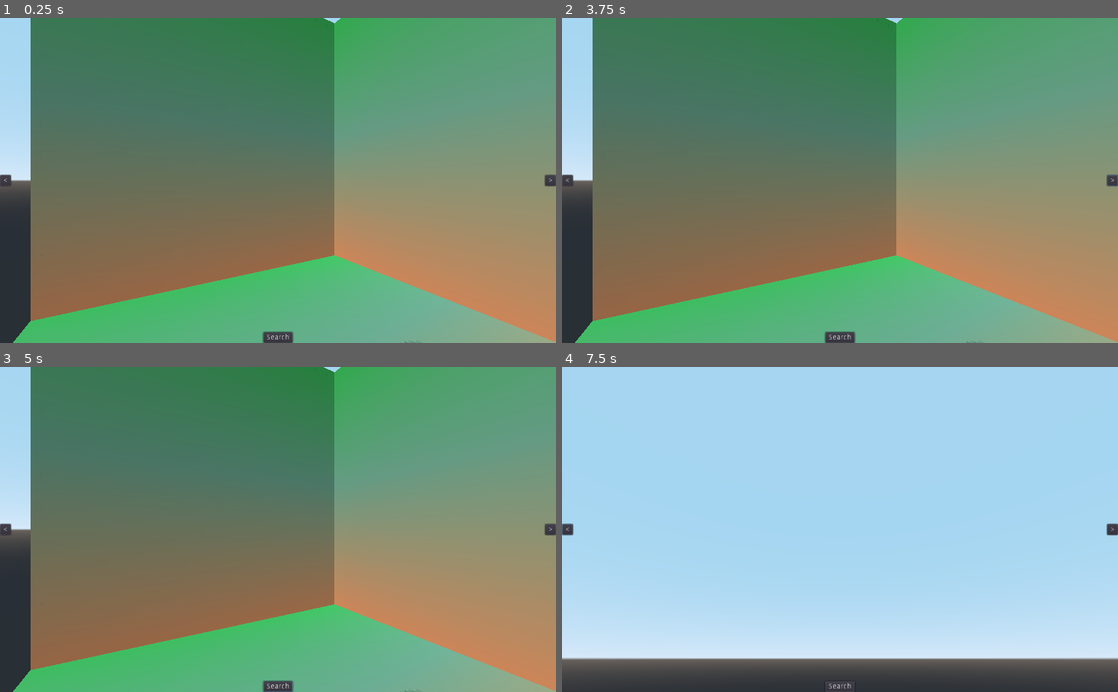
Above: before the commit, frames 1-4 (two rows, left to right).
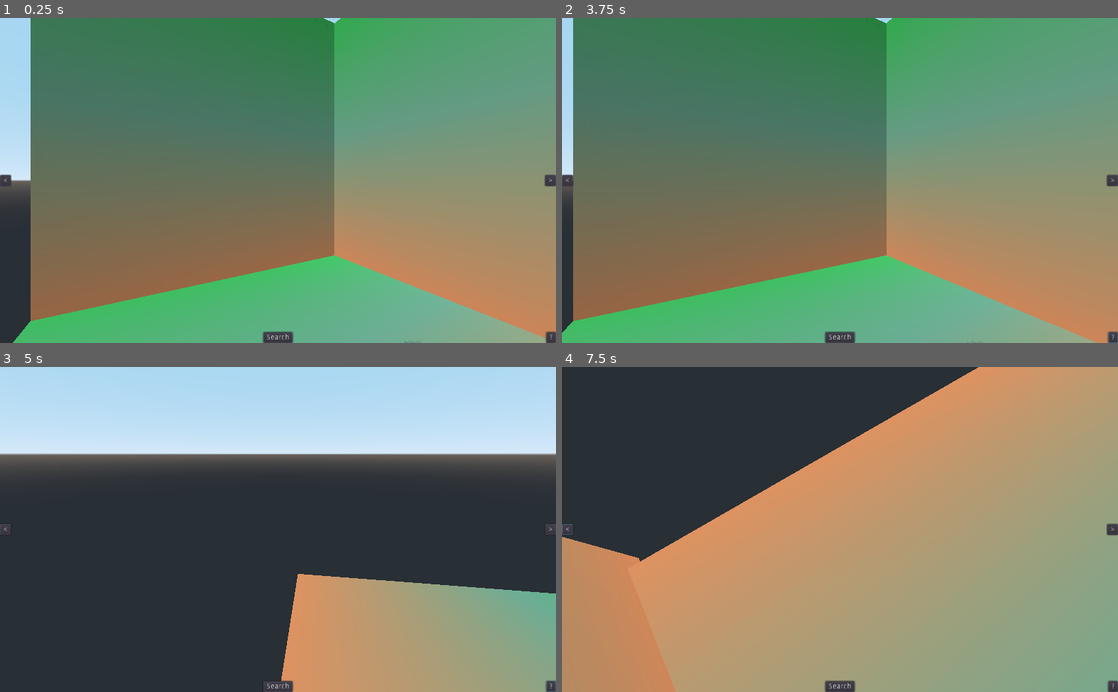
Above: after the commit, the same moments.

Repository: peter201943/starviewer
Game: Godot game, scene res://app/StarViewer.tscn
Same seed, same stepped clock (60 frames per second), same inputs: the game is played once before the commit and once after it.
Inputs (mouse positions are in pixels of both pictures, inside the frame that each line leads up to):
- Up to frame 1 (0.25 s): no input
- Up to frame 2 (3.75 s): click (1112, 336) at 0.5 s, where only the run after the commit has a clickable "?"; click "<" at 1.25 s; click ">" at 2 s; click "Search" at 2.75 s; tap Enter at 3.5 s; move the mouse to (962, 164) at 3.52 s; hold Right (ui_right) from 3.53 s (still down); tap \ (misc_toggle) at 3.6 s
- Up to frame 3 (5 s): move the mouse to (166, 545) at 4.27 s; release Right (ui_right) at 4.28 s; hold Down (ui_down) from 4.28 s (still down); tap \ (misc_toggle) at 4.35 s
- Up to frame 4 (7.5 s): tap Space at 5 s; move the mouse to (895, 458) at 5.02 s; release Down (ui_down) at 5.03 s; hold Right (ui_right) 5.03-5.78 s; tap \ (misc_toggle) every 0.75 s from 5.1 to 7.35 s; move the mouse to (812, 594) at 5.77 s; hold Up (ui_up) 5.78-6.53 s; tap Enter at 6.5 s; move the mouse to (1006, 578) at 6.52 s; hold Left (ui_left) 6.53-7.28 s; tap Escape (ui_cancel) at 7.15 s; move the mouse to (795, 526) at 7.27 s; hold Up (ui_up) from 7.28 s (still down)

The runs differ from the first frame. In frame 1, less than 0.1% of the frame differs, in the area x 98-100%, y 96-100%; in frame 2, 6.1%; in frame 3, 94%; in frame 4, 100%, in the area x 0-100%, y 0-100%.
Error before the commit: Trying to assign value of type 'Nil' to a variable of type 'Dictionary'. (res://app/concepts/settings/settings.gd:50)
Error after the commit: Trying to assign value of type 'Nil' to a variable of type 'Dictionary'. (res://app/concepts/settings/settings.gd:55)

Commit message:
add dictionary printer helper; add additional debug triggers

Diff:
--- a/starviewer/app/concepts/camera/fps_mouselook.gd
+++ b/starviewer/app/concepts/camera/fps_mouselook.gd
@@ -42,7 +42,7 @@
 func _process(delta):
 
   # (Cancel) Set/Reset Mouselook Controls
-  if Input.is_action_just_pressed("ui_cancel"):
+  if Input.is_action_just_pressed("ui_cancel") or Input.is_action_just_pressed("misc_toggle"):
     if Input.get_mouse_mode() == Input.MOUSE_MODE_CAPTURED:
       Input.set_mouse_mode(Input.MOUSE_MODE_VISIBLE)
       active = false
--- a/starviewer/app/concepts/settings/settings.gd
+++ b/starviewer/app/concepts/settings/settings.gd
@@ -2,6 +2,8 @@
 
 """
 Will probably end up as some kind of singleton
+
+Lots of utilities in here as well, ugh
 """
 
 enum APP_MODE {UNSET, DEV, PROD}
@@ -16,6 +18,9 @@
       print("TODO Local Loading not Implemented")
     elif self.method == Loader.METHOD.NETWORK:
       print("TODO Network Loading not Implemented")
+
+# For pretty printing elsewhere
+var raw_settings: Dictionary
 
 # Controlling debug statements, additional controls, etcetera
 var app_mode: int = APP_MODE.UNSET
@@ -47,7 +52,7 @@
 func load_settings():
   """Load the Deployment JSON (settings.json)"""
   # Expects the settings file to accompany the `index.html`
-  var settings_map: Dictionary = load_json_file("user://settings.json")
+  raw_settings = load_json_file("user://settings.json")
   var acceptable_keys: Array = [
     "app.mode",
     "stars.path",
@@ -58,44 +63,44 @@
     "textures.endpoint"
    ]
   # Check for any anomalous values and notify their existence
-  for potential_setting_name in settings_map.keys():
-    assert(acceptable_keys.has(potential_setting_name), "Unknown Setting: \"" + potential_setting_name + "\": \"" + settings_map[potential_setting_name] + "\", please fix settings.json")
+  for potential_setting_name in raw_settings.keys():
+    assert(acceptable_keys.has(potential_setting_name), "Unknown Setting: \"" + potential_setting_name + "\": \"" + raw_settings[potential_setting_name] + "\", please fix settings.json")
   # Check for any mutually exclusive values whilst loading
-  for setting_name in settings_map.keys():
+  for setting_name in raw_settings.keys():
     # App Mode
     if setting_name == "app.mode":
-      assert(["dev","prod"].has(settings_map[setting_name]), "Unknown App Mode: \"" + settings_map[setting_name] + "\", please fix settings.json")
-      if settings_map[setting_name] == "dev":
+      assert(["dev","prod"].has(raw_settings[setting_name]), "Unknown App Mode: \"" + raw_settings[setting_name] + "\", please fix settings.json")
+      if raw_settings[setting_name] == "dev":
         app_mode = APP_MODE.DEV
-      if settings_map[setting_name] == "prod":
+      if raw_settings[setting_name] == "prod":
         app_mode = APP_MODE.PROD
     # Stars
     if setting_name == "stars.path":
       assert(stars.method == Loader.METHOD.UNSET, "Attempted to define Stars' settings twice, please fix settings.json")
       stars.method = Loader.METHOD.LOCAL
-      stars.route = settings_map[setting_name]
+      stars.route = raw_settings[setting_name]
     if setting_name == "stars.endpoint":
       assert(stars.method == Loader.METHOD.UNSET, "Attempted to define Stars' settings twice, please fix settings.json")
       stars.method = Loader.METHOD.NETWORK
-      stars.route = settings_map[setting_name]
+      stars.route = raw_settings[setting_name]
     # Models
     if setting_name == "models.path":
       assert(models.method == Loader.METHOD.UNSET, "Attempted to define Models' settings twice, please fix settings.json")
       models.method = Loader.METHOD.LOCAL
-      models.route = settings_map[setting_name]
+      models.route = raw_settings[setting_name]
     if setting_name == "models.endpoint":
       assert(models.method == Loader.METHOD.UNSET, "Attempted to define Models' settings twice, please fix settings.json")
       models.method = Loader.METHOD.NETWORK
-      models.route = settings_map[setting_name]
+      models.route = raw_settings[setting_name]
     # Textures
     if setting_name == "textures.path":
       assert(textures.method == Loader.METHOD.UNSET, "Attempted to define Textures' settings twice, please fix settings.json")
       textures.method = Loader.METHOD.LOCAL
-      textures.route = settings_map[setting_name]
+      textures.route = raw_settings[setting_name]
     if setting_name == "textures.endpoint":
       assert(textures.method == Loader.METHOD.UNSET, "Attempted to define Textures' settings twice, please fix settings.json")
       textures.method = Loader.METHOD.NETWORK
-      textures.route = settings_map[setting_name]
+      textures.route = raw_settings[setting_name]
 
 func dir_contents(path):
   """Misc Helper for debugging, such as trying to locate `settings.json`"""
@@ -112,5 +117,63 @@
   else:
     print("An error occurred when trying to access the path.")
 
+var darkness = 0.1
+var blueness = 0.1
+func build_form(data):
+
+  """
+  Constructs a 2D Control Panel with Spacing and Text from the Dictionary
+  """
+
+  darkness += 0.05
+  if darkness > 0.5: darkness = 0.1
+  blueness += 0.1
+  if blueness > 0.5: blueness = 0.1
+
+  var grid = GridContainer.new()
+  var data_type = "(???)"
+
+  if typeof(data) == 18:
+    data_type = "dict"
+    for key in data.keys():
+      var entry_value = data[key]
+      var entry_grid = GridContainer.new()
+      entry_grid.columns = 3
+      var key_label = Label.new()
+      key_label.name = "key"
+      key_label.text = str(key)
+      key_label.add_color_override("font_color", Color(0,1,0,1))
+      entry_grid.add_child(key_label)
+      entry_grid.add_child(VSeparator.new())
+      entry_grid.add_child(build_form(entry_value))
+
+      var panel = PanelContainer.new()
+      panel.name = "panel"
+      var style = StyleBoxFlat.new()
+      style.bg_color = Color(darkness,darkness,darkness + blueness,1)
+      panel.add_stylebox_override("panel", style)
+      panel.add_child(entry_grid)
+
+      grid.add_child(panel)
+    return grid
+
+  if typeof(data) == 19:
+    data_type = "array"
+    var entry_grid = GridContainer.new()
+    entry_grid.columns = 1
+    for entries in data:
+      entry_grid.add_child(build_form(entries))
+    grid.add_child(entry_grid)
+    return grid
+
+  if typeof(data) == 4: data_type = "string"
+  if typeof(data) == 3: data_type = "real number"
+  if typeof(data) == 1: data_type = "boolean"
+  if typeof(data) == 0: data_type = "null pointer"
+  var terminal = Label.new()
+  terminal.text = str(data)
+  grid.add_child(terminal)
+  return grid
+
 func _init():
   load_settings()
--- a/starviewer/app/ui/star_view/StarView.tscn
+++ b/starviewer/app/ui/star_view/StarView.tscn
@@ -38,6 +38,15 @@
 margin_right = 27.0
 text = "Search"
 
+[node name="info" type="Button" parent="."]
+anchor_left = 1.0
+anchor_top = 1.0
+anchor_right = 1.0
+anchor_bottom = 1.0
+margin_left = -18.0
+margin_top = -20.0
+text = "?"
+
 [node name="sfx_btn_enter" type="AudioStreamPlayer" parent="."]
 stream = ExtResource( 2 )
 
@@ -56,3 +65,6 @@
 [connection signal="mouse_entered" from="search" to="." method="_on_button_entered"]
 [connection signal="mouse_exited" from="search" to="." method="_on_button_exited"]
 [connection signal="pressed" from="search" to="." method="_on_search_pressed"]
+[connection signal="mouse_entered" from="info" to="." method="_on_button_entered"]
+[connection signal="mouse_exited" from="info" to="." method="_on_button_exited"]
+[connection signal="pressed" from="info" to="." method="_on_info_pressed"]
--- a/starviewer/app/ui/star_view/star_view.gd
+++ b/starviewer/app/ui/star_view/star_view.gd
@@ -5,6 +5,8 @@
 onready var sfx_btn_press: AudioStreamPlayer = get_node("sfx_btn_press")
 
 var pressed = false
+
+var info_label: GridContainer
 
 func _on_prev_star_pressed():
   sfx_btn_press.play()
@@ -21,6 +23,22 @@
   pressed = true
   print("TODO open search")
 
+func _on_info_pressed():
+  sfx_btn_press.play()
+  pressed = true
+  if is_instance_valid(info_label):
+    info_label.queue_free()
+    return
+  # info_label = Label.new()
+  # info_label.text = \
+  #   "app_mode: " + "FIXME" + "\n" + \
+  #   "stars: (" + "FIXME" + ") FIXME" + "\n" + \
+  #   "models: (" + "FIXME" + ") FIXME" + "\n" + \
+  #   "textures: (" + "FIXME" + ") FIXME" + "\n"
+  info_label = Settings.build_form(Settings.raw_settings)
+  self.add_child(info_label)
+  print("TODO open info")
+
 func _on_button_entered():
   sfx_btn_enter.play()
 
Not shown, changed: notes/2022-04-07.md
